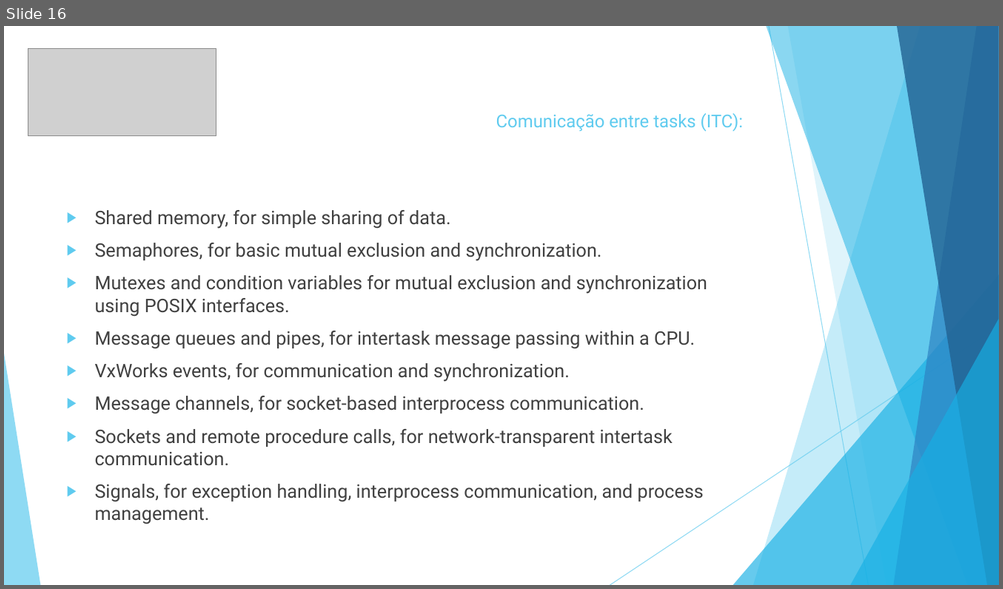
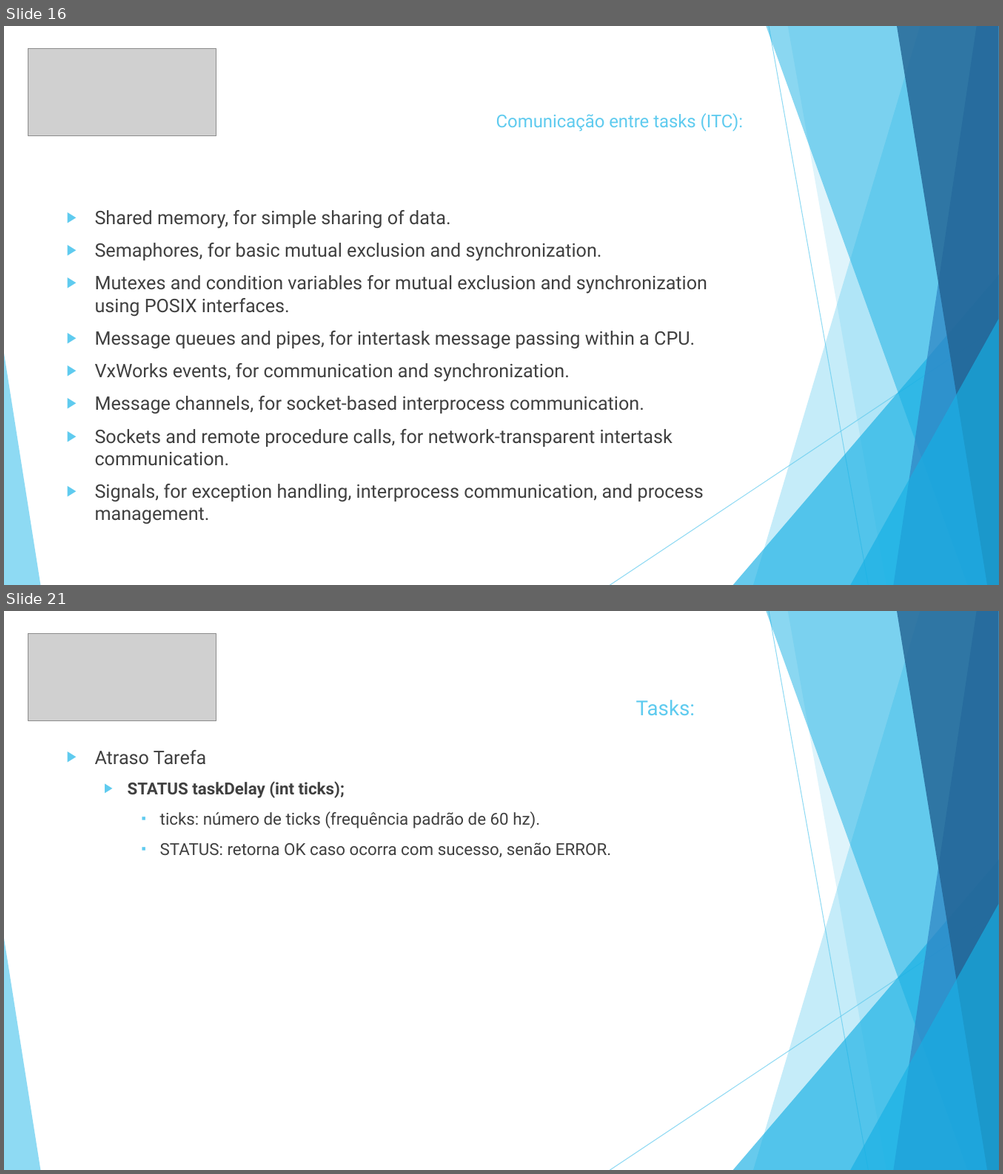
Before and after one commit to gfranzotti/seminarioVxWorks, a slide deck: Seminário VxWorks.pptx. Shown one above the other, each under a label of ours: slide 16 before the commit, slides 16 and 21 after it; the slides between them are not shown. The pictures are 1003x589 and 1003x1174 pixels, drawn with LibreOffice and Linux fonts; fonts in the diff are those of the drawing; grey boxes stand for pictures. Boxes give left, top, right and bottom in pixels: in the first picture for what was removed or moved away, otherwise in the second. Text is boxed around its words. In the diff, an @@ line names an element or a change of style, - is before the commit and + after.

```diff
--- a/Seminário VxWorks.pptx
+++ b/Seminário VxWorks.pptx
@@ slide 21 added at (4,611,999,1170), background #FFFFFF; not listed: 10 template elements that a slide beside it also shows @@
@@ picture added at (28,633,216,721) @@
@@ text added at (636,700,694,716), 19.8 pt, text #5FCBEF @@
+Tasks:
@@ text added at (95,750,611,857), 16 pt, text #404040 @@
+▶ Atraso Tarefa
+  ▶ STATUS taskDelay (int ticks);
+    ▪ ticks: número de ticks (frequência padrão de 60 hz).
+    ▪ STATUS: retorna OK caso ocorra com sucesso, senão ERROR.
```
Also in this commit, not shown: 15 other slides added.
